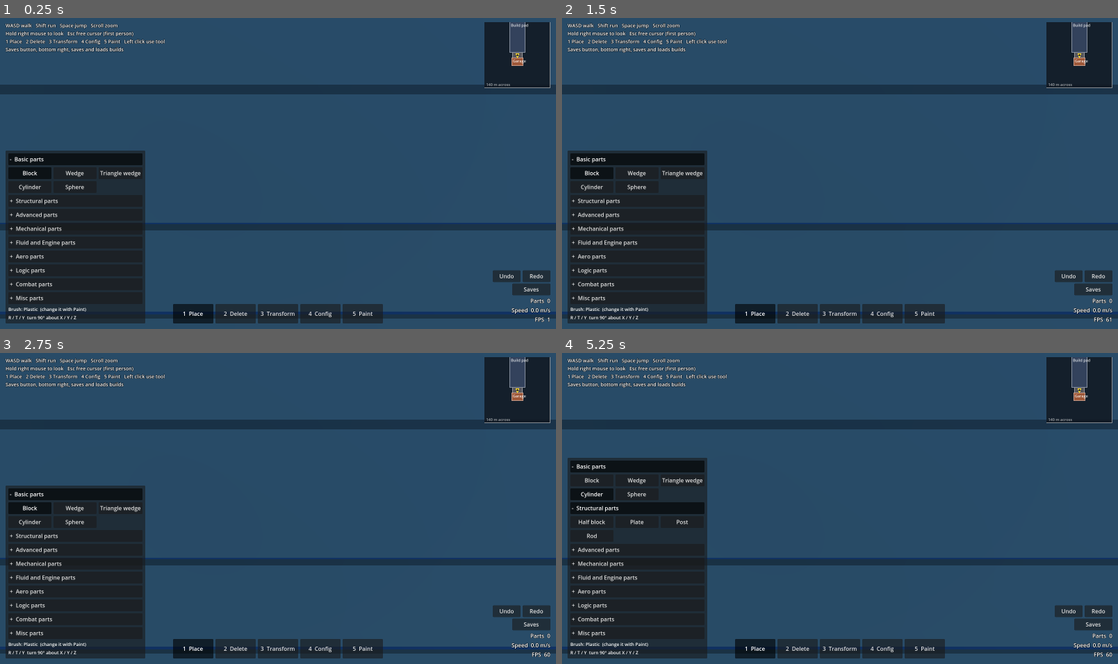
Above: before the commit, frames 1-4 (two rows, left to right).
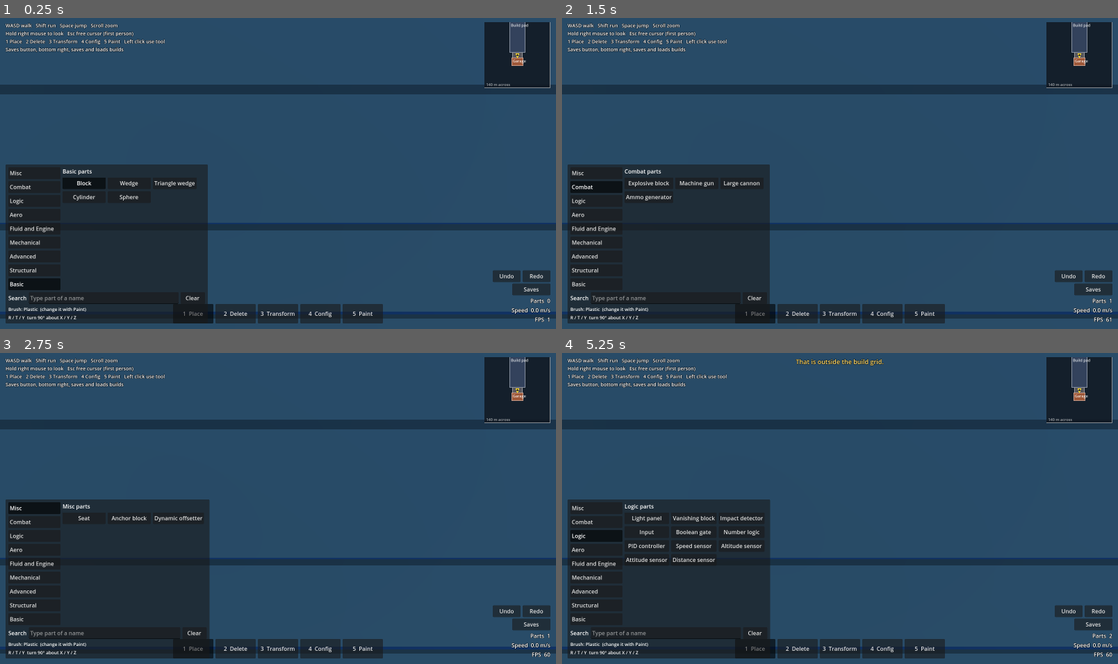
Above: after the commit, the same moments.

Repository: kinglinklink/Ideal-world
Game: Godot game, scene res://scenes/main.tscn
Two runs of this game, one before a commit and one after it. Both use one fixed random seed, a clock stepped at 60 frames per second and the inputs below.
Inputs (mouse positions are in pixels of both pictures, inside the frame that each line leads up to):
- Up to frame 1 (0.25 s): no input
- Up to frame 2 (1.5 s): click (639, 157) at 0.5 s, where only the run before the commit has a clickable "- Basic parts"; click (606, 185) at 1.25 s, where only the run before the commit has a clickable "+ Basic parts"
- Up to frame 3 (2.75 s): click (33, 508) at 2 s, where only the run after the commit has a clickable "Misc"
- Up to frame 4 (5.25 s): click (595, 520) at 2.75 s, where only the run after the commit has a clickable "Combat"; click (595, 536) at 3.5 s, where only the run after the commit has a clickable "Logic"; click (639, 464) at 4.25 s, where only the run before the commit has a clickable "- Basic parts"; click (639, 492) at 5 s, where only the run before the commit has a clickable "+ Basic parts"

The runs differ from the first frame. In frame 1, 7.7% of the frame differs, in the area x 1-38%, y 42-99%; in frame 2, 7.7%; in frame 3, 7.7%; in frame 4, 11%, in the area x 1-99%, y 1-99%.

Commit message:
Rebuild the parts menu in the Mechanica style
Category tabs down the left edge, the chosen category's parts in a
scrolling grid beside them, and a search box that finds parts by name
across every category.

Co-Authored-By: Claude Fable 5.2 <noreply@anthropic.com>
Claude-Session: https://claude.ai/code/session_01FW2uxxz5D9zjM2SWGtZ9h4

Diff:
--- a/scripts/hud.gd
+++ b/scripts/hud.gd
@@ -23,6 +23,10 @@
 var _tool_buttons: Array = []
 var _panels: Array = []              # one panel per tool, in Tool order
 var _part_buttons: Dictionary = {}   # part id -> Button
+var _category_buttons: Dictionary = {}   # category name -> its tab
+var _part_category := "Basic"        # the category whose parts are listed
+var _parts_title: Label
+var _part_search: LineEdit
 var _material_buttons: Dictionary = {}
 var _place_brush_label: Label
 var _transform_info: Label
@@ -247,38 +251,99 @@
 
 func _build_place_panel() -> Control:
 	var panel := _column()
-	for category in PartLibrary.CATEGORIES:
-		# Each category is a header that folds its buttons away when clicked.
+
+	# Category tabs down the left edge, the chosen category's parts beside them.
+	var body := _row()
+	panel.add_child(body)
+
+	var tabs := _column()
+	body.add_child(tabs)
+	var categories: Array = PartLibrary.CATEGORIES.duplicate()
+	categories.reverse()   # Basic sits at the bottom, nearest the tool bar
+	for category in categories:
 		var category_name: String = category
-		var expanded: bool = category_name == "Basic"
-		var header := _button(_category_title(category_name, expanded), 0.0, true)
-		header.alignment = HORIZONTAL_ALIGNMENT_LEFT
-		header.set_pressed_no_signal(expanded)
-		panel.add_child(header)
-		var buttons := _grid_of(3)
-		buttons.visible = expanded
-		panel.add_child(buttons)
-		header.toggled.connect(_on_category_toggled.bind(category_name, header, buttons))
-		for id in PartLibrary.part_ids():
-			if PartLibrary.category(id) != category:
-				continue
-			var part_button := _button(PartLibrary.part_name(id), 124.0, true)
-			part_button.pressed.connect(_on_part_button.bind(id))
-			buttons.add_child(part_button)
-			_part_buttons[id] = part_button
+		var tab := _button(category_name, 150.0, true)
+		tab.alignment = HORIZONTAL_ALIGNMENT_LEFT
+		tab.pressed.connect(_on_category_tab.bind(category_name))
+		tabs.add_child(tab)
+		_category_buttons[category_name] = tab
+
+	var listing := _column()
+	body.add_child(listing)
+	_parts_title = _label("")
+	listing.add_child(_parts_title)
+	var scroll := ScrollContainer.new()
+	scroll.custom_minimum_size = Vector2(410, 300)
+	scroll.horizontal_scroll_mode = ScrollContainer.SCROLL_MODE_DISABLED
+	listing.add_child(scroll)
+	var buttons := _grid_of(3)
+	scroll.add_child(buttons)
+	# Every part's button lives in the one grid; the filter shows the right ones.
+	for id in PartLibrary.part_ids():
+		var part_button := _button(PartLibrary.part_name(id), 124.0, true)
+		part_button.pressed.connect(_on_part_button.bind(id))
+		buttons.add_child(part_button)
+		_part_buttons[id] = part_button
+
+	# Search across every category.
+	var search_row := _row()
+	panel.add_child(search_row)
+	search_row.add_child(_label("Search"))
+	_part_search = LineEdit.new()
+	_part_search.size_flags_horizontal = Control.SIZE_EXPAND_FILL
+	_part_search.placeholder_text = "Type part of a name"
+	_part_search.text_changed.connect(_on_part_search_changed)
+	_part_search.text_submitted.connect(_on_part_search_submitted)
+	search_row.add_child(_part_search)
+	var clear_search := _button("Clear", 70.0)
+	clear_search.pressed.connect(_on_part_search_cleared)
+	search_row.add_child(clear_search)
+
 	_place_brush_label = _label("", 13)
 	panel.add_child(_place_brush_label)
 	panel.add_child(_label("R / T / Y  turn 90° about X / Y / Z", 13))
+	_apply_part_filter()
 	return panel
 
 
-static func _category_title(category_name: String, expanded: bool) -> String:
-	return "%s  %s parts" % ["-" if expanded else "+", category_name]
-
-
-func _on_category_toggled(expanded: bool, category_name: String, header: Button, buttons: Control) -> void:
-	buttons.visible = expanded
-	header.text = _category_title(category_name, expanded)
+## Shows the parts of the chosen category, or every part matching the search.
+func _apply_part_filter() -> void:
+	var query := _part_search.text.strip_edges().to_lower()
+	for id in _part_buttons:
+		var part_id: String = id
+		var part_button: Button = _part_buttons[id]
+		if query != "":
+			part_button.visible = PartLibrary.part_name(part_id).to_lower().contains(query)
+		else:
+			part_button.visible = PartLibrary.category(part_id) == _part_category
+	if query != "":
+		_parts_title.text = "Search results"
+	else:
+		_parts_title.text = "%s parts" % _part_category
+	for category_name in _category_buttons:
+		var tab: Button = _category_buttons[category_name]
+		tab.set_pressed_no_signal(query == "" and category_name == _part_category)
+
+
+func _on_category_tab(category_name: String) -> void:
+	_part_category = category_name
+	_part_search.text = ""
+	_part_search.release_focus()
+	_apply_part_filter()
+
+
+func _on_part_search_changed(_text: String) -> void:
+	_apply_part_filter()
+
+
+func _on_part_search_submitted(_text: String) -> void:
+	_part_search.release_focus()
+
+
+func _on_part_search_cleared() -> void:
+	_part_search.text = ""
+	_part_search.release_focus()
+	_apply_part_filter()
 
 
 func _build_delete_panel() -> Control:
